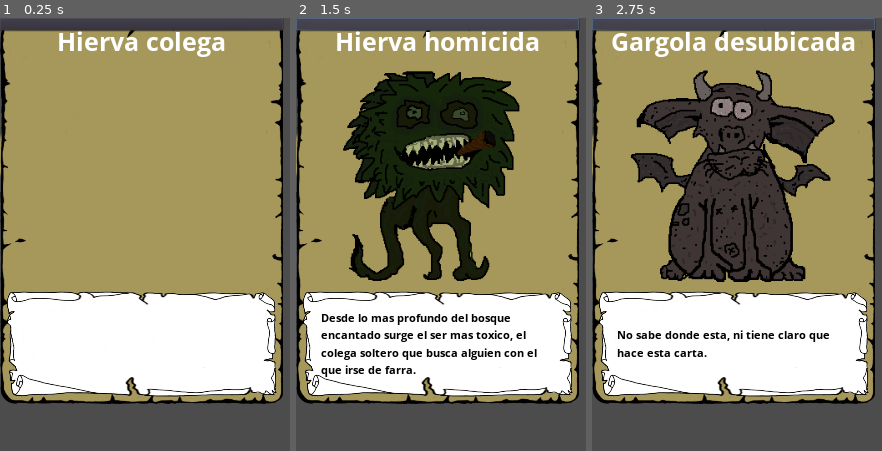
Above: before the commit, frames 1-3 (left to right).
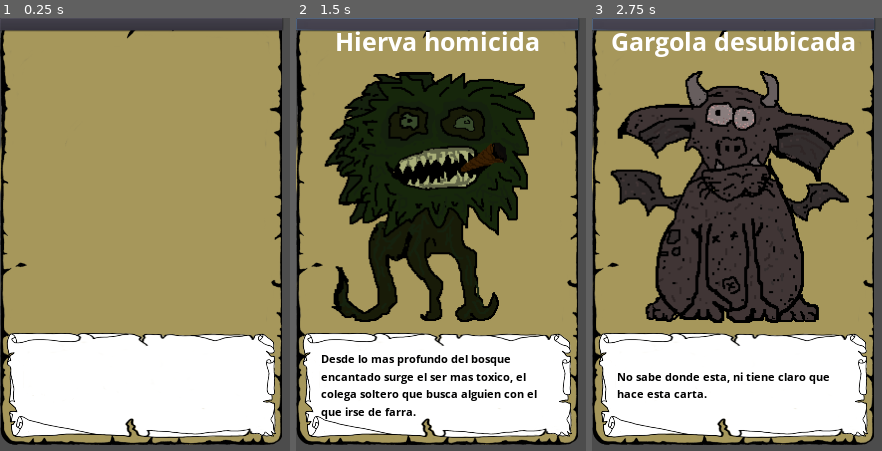
Above: after the commit, the same moments.

Repository: CycloPiStudio/juego_tablero
Game: Godot game, scene res://cartas/carta/carta.tscn
The game is run twice, just before and just after one commit, with the same random seed, the same clock (stepped at 60 frames per second) and the same inputs. This scene is started directly instead of the project's main scene.
Inputs (mouse positions are in pixels of both pictures, inside the frame that each line leads up to):
- Up to frame 1 (0.25 s): no input
- Up to frame 2 (1.5 s): click (438, 22) at 0.5 s; click (438, 22) at 1.25 s
- Up to frame 3 (2.75 s): click (734, 22) at 2 s

The runs differ from the first frame. In frame 1, 24% of the frame differs, in the area x 0-98%, y 0-99%; in frame 2, 42%; in frame 3, 41%.

Commit message:
Add files via upload

Diff:
--- a/juego_multijugador_tablero/ProyectoCliente/cartas/carta/carta.gd
+++ b/juego_multijugador_tablero/ProyectoCliente/cartas/carta/carta.gd
@@ -3,12 +3,9 @@
 onready var titulo = get_node("VBoxContainer/TituloCarta")
 onready var textura = get_node("VBoxContainer/TextureRect")
 onready var leyenda = get_node("VBoxContainer/PanelContainer/MarginContainer/LeyendaCarta")
-# Declare member variables here. Examples:
-# var a = 2
-# var b = "text"
 
 
-# Called when the node enters the scene tree for the first time.
+
 func _ready():
 
 	for i in CartasDic.dic_cartas:
--- a/juego_multijugador_tablero/ProyectoCliente/cartas/carta/carta.tscn
+++ b/juego_multijugador_tablero/ProyectoCliente/cartas/carta/carta.tscn
@@ -30,8 +30,8 @@
 [node name="carta" type="PanelContainer"]
 anchor_right = 1.0
 anchor_bottom = 1.0
-margin_right = -827.0
-margin_bottom = -103.0
+margin_right = -828.0
+margin_bottom = -37.0
 size_flags_horizontal = 3
 size_flags_vertical = 3
 custom_styles/panel = SubResource( 3 )
@@ -42,8 +42,8 @@
 
 [node name="NinePatchRect" type="NinePatchRect" parent="."]
 modulate = Color( 0.65098, 0.592157, 0.356863, 1 )
-margin_right = 453.0
-margin_bottom = 617.0
+margin_right = 452.0
+margin_bottom = 683.0
 texture = ExtResource( 4 )
 region_rect = Rect2( -0.259644, -4.11143, 696.512, 980.901 )
 patch_margin_left = 67
@@ -52,41 +52,41 @@
 patch_margin_bottom = 79
 
 [node name="VBoxContainer" type="VBoxContainer" parent="."]
-margin_right = 453.0
-margin_bottom = 617.0
+margin_right = 452.0
+margin_bottom = 683.0
 size_flags_horizontal = 3
 size_flags_vertical = 3
 
 [node name="TituloCarta" type="Label" parent="VBoxContainer"]
-margin_right = 453.0
+margin_right = 452.0
 margin_bottom = 75.0
 size_flags_horizontal = 3
 size_flags_vertical = 5
 custom_fonts/font = SubResource( 1 )
 custom_styles/normal = SubResource( 4 )
-text = "Hierva colega"
 align = 1
 
 [node name="TextureRect" type="TextureRect" parent="VBoxContainer"]
 margin_top = 79.0
-margin_right = 453.0
-margin_bottom = 422.0
+margin_right = 452.0
+margin_bottom = 488.0
+rect_min_size = Vector2( 0, 100 )
 size_flags_horizontal = 3
 size_flags_vertical = 3
 expand = true
 stretch_mode = 6
 
 [node name="PanelContainer" type="PanelContainer" parent="VBoxContainer"]
-margin_top = 426.0
-margin_right = 453.0
-margin_bottom = 617.0
+margin_top = 492.0
+margin_right = 452.0
+margin_bottom = 683.0
 size_flags_horizontal = 3
 custom_styles/panel = SubResource( 5 )
 
 [node name="NinePatchRect" type="NinePatchRect" parent="VBoxContainer/PanelContainer"]
 margin_left = 10.0
 margin_top = 10.0
-margin_right = 443.0
+margin_right = 442.0
 margin_bottom = 181.0
 size_flags_horizontal = 3
 size_flags_vertical = 3
@@ -102,7 +102,7 @@
 [node name="MarginContainer" type="MarginContainer" parent="VBoxContainer/PanelContainer"]
 margin_left = 10.0
 margin_top = 10.0
-margin_right = 443.0
+margin_right = 442.0
 margin_bottom = 181.0
 custom_constants/margin_right = 30
 custom_constants/margin_top = 10
@@ -113,7 +113,7 @@
 modulate = Color( 0, 0, 0, 1 )
 margin_left = 30.0
 margin_top = 10.0
-margin_right = 403.0
+margin_right = 402.0
 margin_bottom = 161.0
 size_flags_horizontal = 3
 size_flags_vertical = 3
@@ -125,7 +125,7 @@
 }
 
 [node name="Button" type="Button" parent="."]
-margin_right = 453.0
+margin_right = 452.0
 margin_bottom = 20.0
 size_flags_vertical = 0
 
--- a/juego_multijugador_tablero/ProyectoCliente/globales/Servidor.gd
+++ b/juego_multijugador_tablero/ProyectoCliente/globales/Servidor.gd
@@ -7,9 +7,9 @@
 var url_host = "127.0.0.1"
 
 var jugadores_ips = []
-var jugador
-var jugador_preparado = false
-var jugadores_preparados = []
+var mi_jugador
+#var jugador_preparado = false
+#var jugadores_preparados = []
 var miid
 func _ready():
 	peer.connect_to_url("ws://" + url_host +":1404", PoolStringArray([PROTO_NAME]), true)
@@ -36,8 +36,9 @@
 	jugadores_ips = _jugadores_ips
 	menus.rellenar_y_vaciar_HBoxPlayers(jugadores_ips, jugpre)
 
-remote func establecer_jugador(n):
+remote func preconfigurar(_jug):
 #	ya se han cerrado las conecxiones y establece tu jugador
-	jugador = n
-	print("jugador: ", n)
+	mi_jugador = _jug
+	print("jugador: ")
 	escena_principal.preparar_partida()
+	print("entraaaaaaaaaaa!!!!!!!!!!!!!")
--- a/juego_multijugador_tablero/ProyectoCliente/jugadores/Jugador.tscn
+++ b/juego_multijugador_tablero/ProyectoCliente/jugadores/Jugador.tscn
@@ -5,5 +5,7 @@
 [node name="Jugador" type="Node2D"]
 
 [node name="Sprite" type="Sprite" parent="."]
+scale = Vector2( 0.5, 0.5 )
 z_index = 4
 texture = ExtResource( 1 )
+centered = false
--- a/juego_multijugador_tablero/ProyectoCliente/menus/Menus.gd
+++ b/juego_multijugador_tablero/ProyectoCliente/menus/Menus.gd
@@ -2,7 +2,7 @@
 
 #SALA DE ESPERA
 onready var Popup_sala_espera = get_node("Popup_sala")
-onready var Popup_container_controles = get_node("Popup_controles")
+onready var Popup_controles = get_node("Popup_controles")
 onready var Popup_cartas = get_node("Popup_cartas")
 onready var labelPlayer = preload("res://menus/utilidades_lobby/LabelPlayer.tscn")
 #onready var labelPlayer = preload("res://menus/utilidades_lobby/LineEditPlayer.tscn")
@@ -49,9 +49,9 @@
 
 func Popup_container_controles(valor):
 	if valor:
-		Popup_container_controles.show()
+		Popup_controles.show()
 	else:
-		Popup_container_controles.hide()
+		Popup_controles.hide()
 
 
 func _on_Button_cartas_pressed():
--- a/juego_multijugador_tablero/ProyectoCliente/tablero/Tablero.gd
+++ b/juego_multijugador_tablero/ProyectoCliente/tablero/Tablero.gd
@@ -1,9 +1,10 @@
 extends Control
 
 var turno
-
+var jugadores
 onready var escena_jugador = preload("res://jugadores/Jugador.tscn")
 onready var camino_juego = get_node("Camino")
+onready var mosca = get_node("CanvasLayerHub/SpriteMosca")
 # Called when the node enters the scene tree for the first time.
 
 func _ready():
@@ -14,24 +15,51 @@
 	var colores = ["1d30cc", "e11717", "4ce820", "e8ef0e", "e915e6", "e8a413", "ffffff"]
 	var num = 0
 	for i in ServerM.jugadores_ips:
+
 		var nuevo_jugador = escena_jugador.instance()# Create a new Sprite.
 		add_child(nuevo_jugador)
 		nuevo_jugador.set_name("jugador" + str(num))
 		nuevo_jugador.get_child(0).modulate = Color("#" + colores[num])
+
 		nuevo_jugador.set_position(salida + Vector2(num*80 , 0 )) # Add it as a child of this node.
+		if i == ServerM.miid:
+			mosca.modulate = Color("#" + colores[num])
 		num +=1
 
-#	rpc_id(1,"jugadores_cargados", ServerM.miid)
 	rpc_id(1, "jugadores_cargados", ServerM.miid)
-#	ServerM.menus
-#	Popup_container_controles
-#todos los clientes  se printan
-#remotesync func todos_cargados(text):
-#	print("todos_cargados", text)
 
-remote func empezar_juego(_turno):
-	print("start!!!!" , _turno)
+
+remote func empezar_juego(_turno, _jugadores):
+	print("start!!!!" , _turno, _jugadores)
 	turno = _turno
+	jugadores = _jugadores
+#	ciclo_turno(_turno, _jugadores)
+	sincronizar_jugadores(jugadores)
+
+
+
+
+
+
+remote func activar_turno(act, num_ale):
+	camino_juego.activar_botones(act, num_ale)
+	print("activar_botones ", act)
+
+remote func jugadores_refrescan_dic(jugdic):
+	jugadores = jugdic
+	sincronizar_jugadores(jugadores)
+
+
+func sincronizar_jugadores(jug):
+	for n in jug.size():
+#		print("jug indice ",n)
+		get_node("jugador" + str(n)).set_position(jug["jugador" + str(n)]["posicion"])
+#		print("jugador posicion", jug["jugador" + str(n)]["posicion"])
+	rpc_id(1, "jugadores_sincronizados", ServerM.miid)
+
+#func jugador_acabar_turno():
+#	rpc_id(1, "server_recive_final_turno")
+
 #rojo e11717
 #verde 4ce820
 #amarllo e8ef0e
--- a/juego_multijugador_tablero/ProyectoCliente/tablero/Tablero.tscn
+++ b/juego_multijugador_tablero/ProyectoCliente/tablero/Tablero.tscn
@@ -1,7 +1,8 @@
-[gd_scene load_steps=3 format=2]
+[gd_scene load_steps=4 format=2]
 
 [ext_resource path="res://tablero/Tablero.gd" type="Script" id=1]
 [ext_resource path="res://tablero/camino/Camino.tscn" type="PackedScene" id=2]
+[ext_resource path="res://jugadores/jugador.png" type="Texture" id=3]
 
 [node name="Tablero" type="Control"]
 script = ExtResource( 1 )
@@ -10,3 +11,9 @@
 }
 
 [node name="Camino" parent="." instance=ExtResource( 2 )]
+
+[node name="CanvasLayerHub" type="CanvasLayer" parent="."]
+
+[node name="SpriteMosca" type="Sprite" parent="CanvasLayerHub"]
+position = Vector2( 1180, 101 )
+texture = ExtResource( 3 )
--- a/juego_multijugador_tablero/ProyectoCliente/tablero/camino/Camino.gd
+++ b/juego_multijugador_tablero/ProyectoCliente/tablero/camino/Camino.gd
@@ -1,21 +1,32 @@
 extends Control
 
+var camino_index = 0
 
 func _ready():
 #	desconectar_botones_inicio()
-	activar_botones()
 	activar_llamadas()
+	activar_botones(false)
+
 
 func _button_pressed(which):
 	print("Button was pressed: ", which.get_position(), which.get_index())
+#	guarda la posicion a la que te mueves como partida de salida del siguiente turno
+	camino_index = which.get_index()
+	activar_botones(false)
+	get_parent().rpc_id(1, "cambiar_valor_mi_dic", ServerM.mi_jugador, "posicion", which.get_position())
+	print("pulso botonnnnn!!!!!")
 
 func activar_llamadas():
 	for b in get_children():
 		b.connect("pressed", self, "_button_pressed",[b])
 
-func activar_botones(casilla_pos = 0 , n_casillas = 0):
-	for b in get_children():
-		if b.get_index() <= casilla_pos + n_casillas and b.get_index() >= casilla_pos - n_casillas:
-			b.disabled = false
-		else:
+func activar_botones(activado, n_casillas = 0, casilla_pos = camino_index):
+	if activado:
+		for b in get_children():
+			if b.get_index() <= casilla_pos + n_casillas and b.get_index() >= casilla_pos - n_casillas:
+				b.disabled = false
+			else:
+				b.disabled = true
+	else:
+		for b in get_children():
 			b.disabled = true
Not shown, added: juego_multijugador_tablero/ProyectoCliente/cartas/imagenes/enemigos/gargola desubicada.png.import
Not shown, added: juego_multijugador_tablero/ProyectoCliente/cartas/imagenes/enemigos/hierva homicida.png.import
